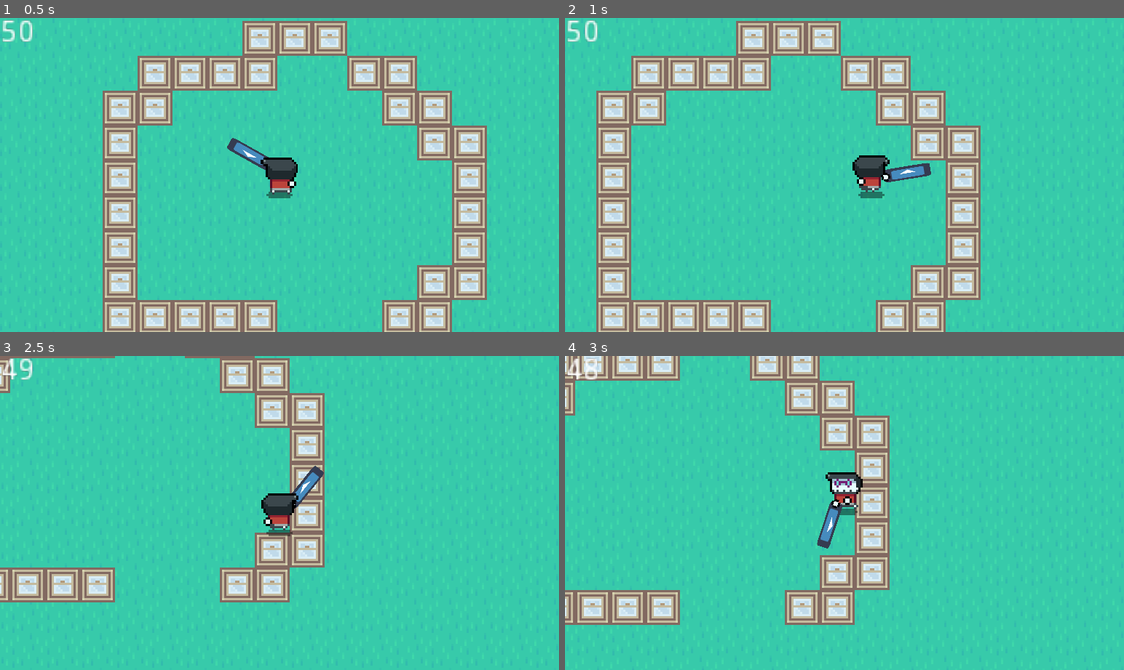
Above: before the commit, frames 1-4 (two rows, left to right).
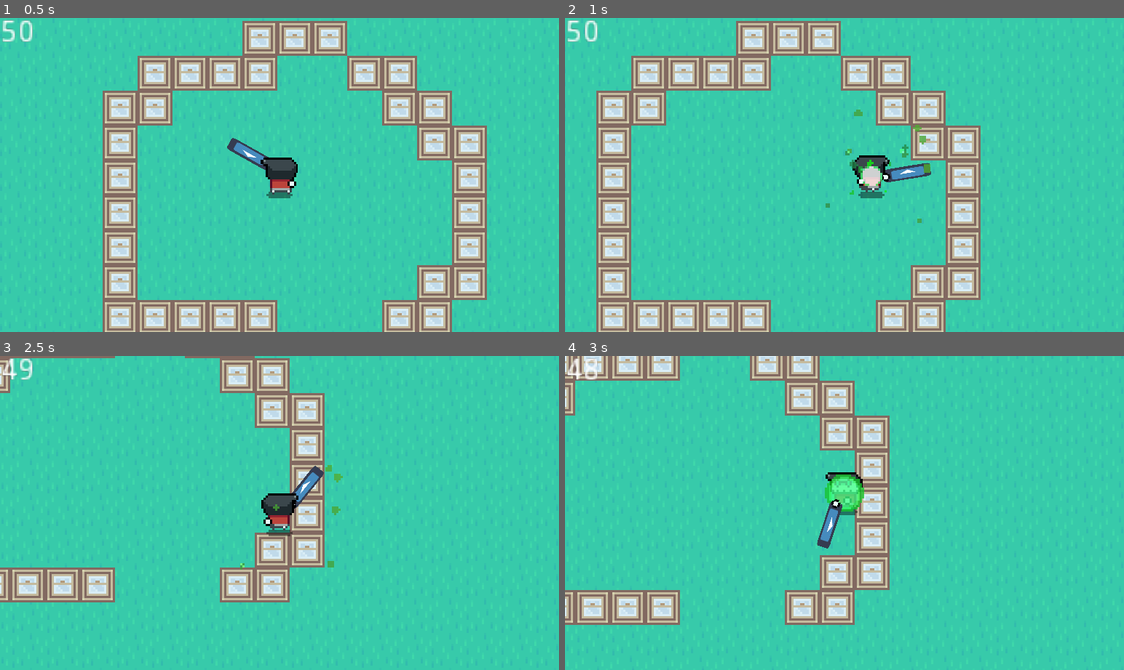
Above: after the commit, the same moments.

Repository: BytePlayersStudio/LD44
Game: Godot game, scene res://Scenes/Level1.tscn
Same seed, same stepped clock (60 frames per second), same inputs: the game is played once before the commit and once after it. The engine's default icon, where the game draws it, is replaced by a stand-in: a white triangle on a blue panel in a dark square.
Inputs (mouse positions are in pixels of both pictures, inside the frame that each line leads up to):
- Up to frame 1 (0.5 s): no input
- Up to frame 2 (1 s): move the mouse to (967, 159) at 0.52 s; hold D (move_right) from 0.53 s (still down); right-click (967, 159) at 0.6 s
- Up to frame 3 (2.5 s): move the mouse to (167, 528) at 1.27 s; release D (move_right) at 1.28 s; hold S (move_down) 1.28-2.03 s; right-click (167, 528) at 1.35 s; move the mouse to (335, 443) at 2.02 s; press the mouse at (335, 443) at 2.03 s; hold D (move_right) from 2.03 s (still down); right-click (335, 443) at 2.3 s
- Up to frame 4 (3 s): move the mouse to (816, 575) at 2.77 s; release D (move_right) at 2.78 s; release the mouse at (816, 575) at 2.78 s; hold W (move_up) from 2.78 s (still down); right-click (816, 575) at 2.85 s

Frame 1 is identical in both runs. In frame 2, 0.5% of the frame differs, in the area x 46-66%, y 29-66%; in frame 3, 0.1%; in frame 4, 0.6%, in the area x 46-54%, y 37-50%.
Error in both runs: Invalid get index '0' (on base: 'PoolVector2Array'). (res://Scripts/Enemy.gd:83)

Commit message:
Added absorb animation

Diff:
--- a/LD44/Scenes/Player.tscn
+++ b/LD44/Scenes/Player.tscn
@@ -28,12 +28,61 @@
 [ext_resource path="res://Assets/Art/Actors/Anton/Run Back/AntonRunBack6.png" type="Texture" id=26]
 [ext_resource path="res://Assets/Art/Actors/Anton/Run Back/AntonRunBack7.png" type="Texture" id=27]
 [ext_resource path="res://Assets/Art/Actors/Anton/Run Back/AntonRunBack8.png" type="Texture" id=28]
+[ext_resource path="res://Assets/Art/GFX/AbsorbEffect01.png" type="Texture" id=29]
+[ext_resource path="res://Assets/Art/GFX/AbsorbEffect02.png" type="Texture" id=30]
+[ext_resource path="res://Assets/Art/GFX/AbsorbEffect03.png" type="Texture" id=31]
+[ext_resource path="res://Assets/Art/GFX/AbsorbEffect04.png" type="Texture" id=32]
+[ext_resource path="res://Assets/Art/GFX/AbsorbEffect05.png" type="Texture" id=33]
+[ext_resource path="res://Assets/Art/GFX/AbsorbEffect06.png" type="Texture" id=34]
+[ext_resource path="res://Assets/Art/GFX/AbsorbEffect07.png" type="Texture" id=35]
+[ext_resource path="res://Assets/Art/GFX/AbsorbEffect08.png" type="Texture" id=36]
+[ext_resource path="res://Assets/Art/GFX/AbsorbEffect09.png" type="Texture" id=37]
+[ext_resource path="res://Assets/Art/GFX/AbsorbEffect10.png" type="Texture" id=38]
+[ext_resource path="res://Assets/Art/GFX/AbsorbEffect11.png" type="Texture" id=39]
+[ext_resource path="res://Assets/Art/GFX/AbsorbEffect12.png" type="Texture" id=40]
+[ext_resource path="res://Assets/Art/GFX/AbsorbEffect13.png" type="Texture" id=41]
+[ext_resource path="res://Assets/Art/GFX/AbsorbEffect14.png" type="Texture" id=42]
+[ext_resource path="res://Assets/Art/GFX/AbsorbEffect15.png" type="Texture" id=43]
+[ext_resource path="res://Assets/Art/GFX/AbsorbEffect16.png" type="Texture" id=44]
+[ext_resource path="res://Assets/Art/GFX/AbsorbEffect17.png" type="Texture" id=45]
+[ext_resource path="res://Assets/Art/GFX/AbsorbEffect18.png" type="Texture" id=46]
+[ext_resource path="res://Assets/Art/GFX/AbsorbEffect19.png" type="Texture" id=47]
+[ext_resource path="res://Assets/Art/GFX/AbsorbEffect20.png" type="Texture" id=48]
+[ext_resource path="res://Assets/Art/GFX/AbsorbEffect21.png" type="Texture" id=49]
+[ext_resource path="res://Assets/Art/GFX/AbsorbEffect22.png" type="Texture" id=50]
+[ext_resource path="res://Assets/Art/GFX/AbsorbEffect23.png" type="Texture" id=51]
+[ext_resource path="res://Assets/Art/GFX/AbsorbEffect24.png" type="Texture" id=52]
+[ext_resource path="res://Assets/Art/GFX/AbsorbEffect25.png" type="Texture" id=53]
+[ext_resource path="res://Assets/Art/GFX/AbsorbEffect26.png" type="Texture" id=54]
+[ext_resource path="res://Assets/Art/GFX/AbsorbEffect27.png" type="Texture" id=55]
+[ext_resource path="res://Assets/Art/GFX/AbsorbEffect28.png" type="Texture" id=56]
+[ext_resource path="res://Assets/Art/GFX/AbsorbEffect29.png" type="Texture" id=57]
+[ext_resource path="res://Assets/Art/GFX/AbsorbEffect30.png" type="Texture" id=58]
+[ext_resource path="res://Assets/Art/GFX/AbsorbEffect31.png" type="Texture" id=59]
+[ext_resource path="res://Assets/Art/GFX/AbsorbEffect32.png" type="Texture" id=60]
+[ext_resource path="res://Assets/Art/GFX/AbsorbEffect33.png" type="Texture" id=61]
+[ext_resource path="res://Assets/Art/GFX/AbsorbCircle.png" type="Texture" id=62]
 
 [sub_resource type="CircleShape2D" id=1]
 radius = 40.0
 
 [sub_resource type="Animation" id=2]
-resource_name = "idle"
+resource_name = "SETUP"
+length = 0.001
+tracks/0/type = "value"
+tracks/0/path = NodePath("PlayerSprite:texture")
+tracks/0/interp = 1
+tracks/0/loop_wrap = true
+tracks/0/imported = false
+tracks/0/enabled = true
+tracks/0/keys = {
+"times": PoolRealArray( 0 ),
+"transitions": PoolRealArray( 1 ),
+"update": 1,
+"values": [ ExtResource( 5 ) ]
+}
+
+[sub_resource type="Animation" id=4]
 length = 0.8
 loop = true
 step = 0.03
@@ -50,8 +99,7 @@
 "values": [ ExtResource( 5 ), ExtResource( 6 ), ExtResource( 7 ), ExtResource( 8 ) ]
 }
 
-[sub_resource type="Animation" id=3]
-resource_name = "idle_back"
+[sub_resource type="Animation" id=5]
 length = 0.8
 loop = true
 step = 0.03
@@ -68,8 +116,7 @@
 "values": [ ExtResource( 9 ), ExtResource( 10 ), ExtResource( 11 ), ExtResource( 12 ) ]
 }
 
-[sub_resource type="Animation" id=4]
-resource_name = "run"
+[sub_resource type="Animation" id=6]
 length = 0.6
 loop = true
 step = 0.03
@@ -86,8 +133,7 @@
 "values": [ ExtResource( 13 ), ExtResource( 14 ), ExtResource( 15 ), ExtResource( 16 ), ExtResource( 17 ), ExtResource( 18 ), ExtResource( 19 ), ExtResource( 20 ) ]
 }
 
-[sub_resource type="Animation" id=5]
-resource_name = "run_back"
+[sub_resource type="Animation" id=7]
 length = 0.6
 loop = true
 step = 0.03
@@ -104,8 +150,109 @@
 "values": [ ExtResource( 21 ), ExtResource( 22 ), ExtResource( 23 ), ExtResource( 24 ), ExtResource( 25 ), ExtResource( 26 ), ExtResource( 27 ), ExtResource( 28 ) ]
 }
 
-[sub_resource type="RectangleShape2D" id=6]
+[sub_resource type="Animation" id=10]
+resource_name = "SETUP"
+length = 0.001
+tracks/0/type = "value"
+tracks/0/path = NodePath("AbsorbCircle:visible")
+tracks/0/interp = 1
+tracks/0/loop_wrap = true
+tracks/0/imported = false
+tracks/0/enabled = true
+tracks/0/keys = {
+"times": PoolRealArray( 0 ),
+"transitions": PoolRealArray( 1 ),
+"update": 1,
+"values": [ false ]
+}
+tracks/1/type = "value"
+tracks/1/path = NodePath("AbsorbEffect:frame")
+tracks/1/interp = 1
+tracks/1/loop_wrap = true
+tracks/1/imported = false
+tracks/1/enabled = true
+tracks/1/keys = {
+"times": PoolRealArray( 0 ),
+"transitions": PoolRealArray( 1 ),
+"update": 1,
+"values": [ 0 ]
+}
+tracks/2/type = "value"
+tracks/2/path = NodePath("AbsorbEffect:visible")
+tracks/2/interp = 1
+tracks/2/loop_wrap = true
+tracks/2/imported = false
+tracks/2/enabled = true
+tracks/2/keys = {
+"times": PoolRealArray( 0 ),
+"transitions": PoolRealArray( 1 ),
+"update": 1,
+"values": [ false ]
+}
+
+[sub_resource type="Animation" id=11]
+resource_name = "absorb"
+length = 1.2
+step = 0.03
+tracks/0/type = "value"
+tracks/0/path = NodePath("AbsorbEffect:visible")
+tracks/0/interp = 1
+tracks/0/loop_wrap = true
+tracks/0/imported = false
+tracks/0/enabled = true
+tracks/0/keys = {
+"times": PoolRealArray( 0, 1.2 ),
+"transitions": PoolRealArray( 1, 1 ),
+"update": 1,
+"values": [ true, false ]
+}
+tracks/1/type = "value"
+tracks/1/path = NodePath("AbsorbEffect:frame")
+tracks/1/interp = 1
+tracks/1/loop_wrap = true
+tracks/1/imported = false
+tracks/1/enabled = true
+tracks/1/keys = {
+"times": PoolRealArray( 0.18, 0.21, 0.24, 0.27, 0.3, 0.33, 0.36, 0.39, 0.42, 0.45, 0.48, 0.51, 0.54, 0.57, 0.6, 0.63, 0.66, 0.69, 0.72, 0.75, 0.78, 0.81, 0.84, 0.87, 0.9, 0.93, 0.96, 0.99, 1.02, 1.05, 1.08, 1.11, 1.14, 1.17 ),
+"transitions": PoolRealArray( 1, 1, 1, 1, 1, 1, 1, 1, 1, 1, 1, 1, 1, 1, 1, 1, 1, 1, 1, 1, 1, 1, 1, 1, 1, 1, 1, 1, 1, 1, 1, 1, 1, 1 ),
+"update": 1,
+"values": [ 0, 1, 2, 3, 4, 5, 6, 7, 8, 9, 10, 11, 12, 13, 14, 15, 16, 17, 18, 19, 20, 21, 22, 23, 24, 25, 26, 27, 28, 29, 30, 31, 32, 33 ]
+}
+tracks/2/type = "value"
+tracks/2/path = NodePath("AbsorbCircle:visible")
+tracks/2/interp = 1
+tracks/2/loop_wrap = true
+tracks/2/imported = false
+tracks/2/enabled = true
+tracks/2/keys = {
+"times": PoolRealArray( 0.03, 0.3 ),
+"transitions": PoolRealArray( 1, 1 ),
+"update": 1,
+"values": [ true, false ]
+}
+tracks/3/type = "value"
+tracks/3/path = NodePath("AbsorbCircle:modulate")
+tracks/3/interp = 1
+tracks/3/loop_wrap = true
+tracks/3/imported = false
+tracks/3/enabled = true
+tracks/3/keys = {
+"times": PoolRealArray( 0.03, 0.18 ),
+"transitions": PoolRealArray( 1, 1 ),
+"update": 0,
+"values": [ Color( 1, 1, 1, 1 ), Color( 1, 1, 1, 0 ) ]
+}
+
+[sub_resource type="RectangleShape2D" id=8]
 extents = Vector2( 5, 1 )
+
+[sub_resource type="SpriteFrames" id=9]
+animations = [ {
+"frames": [ ExtResource( 29 ), ExtResource( 30 ), ExtResource( 31 ), ExtResource( 32 ), ExtResource( 33 ), ExtResource( 34 ), ExtResource( 35 ), ExtResource( 36 ), ExtResource( 37 ), ExtResource( 38 ), ExtResource( 39 ), ExtResource( 40 ), ExtResource( 41 ), ExtResource( 42 ), ExtResource( 43 ), ExtResource( 44 ), ExtResource( 45 ), ExtResource( 46 ), ExtResource( 47 ), ExtResource( 48 ), ExtResource( 49 ), ExtResource( 50 ), ExtResource( 51 ), ExtResource( 52 ), ExtResource( 53 ), ExtResource( 54 ), ExtResource( 55 ), ExtResource( 56 ), ExtResource( 57 ), ExtResource( 58 ), ExtResource( 59 ), ExtResource( 60 ), ExtResource( 61 ), null ],
+"loop": false,
+"name": "default",
+"speed": 24.0
+} ]
 
 [node name="Player" type="KinematicBody2D" groups=[
 "player",
@@ -146,13 +293,30 @@
 smoothing_speed = 7.0
 
 [node name="AnimationPlayer" type="AnimationPlayer" parent="."]
-autoplay = "idle"
-anims/idle = SubResource( 2 )
-anims/idle_back = SubResource( 3 )
-anims/run = SubResource( 4 )
-anims/run_back = SubResource( 5 )
+autoplay = "SETUP"
+anims/SETUP = SubResource( 2 )
+anims/idle = SubResource( 4 )
+anims/idle_back = SubResource( 5 )
+anims/run = SubResource( 6 )
+anims/run_back = SubResource( 7 )
+
+[node name="EffectsPlayer" type="AnimationPlayer" parent="."]
+autoplay = "SETUP"
+playback_speed = 1.5
+anims/SETUP = SubResource( 10 )
+anims/absorb = SubResource( 11 )
 
 [node name="CollisionShape2D" type="CollisionShape2D" parent="."]
 visible = false
 position = Vector2( -0.5, 8 )
-shape = SubResource( 6 )
+shape = SubResource( 8 )
+
+[node name="AbsorbEffect" type="AnimatedSprite" parent="."]
+modulate = Color( 1, 1, 1, 0.784314 )
+position = Vector2( 0, -3 )
+frames = SubResource( 9 )
+frame = 33
+
+[node name="AbsorbCircle" type="Sprite" parent="."]
+visible = false
+texture = ExtResource( 62 )
--- a/LD44/Scripts/Player.gd
+++ b/LD44/Scripts/Player.gd
@@ -10,6 +10,7 @@
 onready var player_gun : gun = get_node("GunPivot/GunPosition/Gun")
 onready var absorbArea : Area2D =  get_node("AbsorbArea")
 onready var anim_player : AnimationPlayer = get_node("AnimationPlayer")
+onready var effects_player : AnimationPlayer = get_node("EffectsPlayer")
 onready var player_sprite : Sprite = get_node("PlayerSprite")
 onready var hand_sprite : Sprite = get_node("GunPivot/Hand")
 
@@ -80,6 +81,7 @@
 
 
 func absorb_life():
+	effects_player.play("absorb")
 	overlapping_life_sources = absorbArea.get_overlapping_areas()
 	for life_source in overlapping_life_sources:
 		if life_source.has_method('kill_life_source'):
Binary file added: LD44/Assets/Art/GFX/AbsorbCircle.png
Not shown, added: LD44/Assets/Art/GFX/AbsorbCircle.png.import
Binary file added: LD44/Assets/Art/GFX/AbsorbEffect01.png
Not shown, added: LD44/Assets/Art/GFX/AbsorbEffect01.png.import
Binary file added: LD44/Assets/Art/GFX/AbsorbEffect02.png
Not shown, added: LD44/Assets/Art/GFX/AbsorbEffect02.png.import
Binary file added: LD44/Assets/Art/GFX/AbsorbEffect03.png
Not shown, added: LD44/Assets/Art/GFX/AbsorbEffect03.png.import
Binary file added: LD44/Assets/Art/GFX/AbsorbEffect04.png
Not shown, added: LD44/Assets/Art/GFX/AbsorbEffect04.png.import
Binary file added: LD44/Assets/Art/GFX/AbsorbEffect05.png
Not shown, added: LD44/Assets/Art/GFX/AbsorbEffect05.png.import
(and 57 more such lines)
